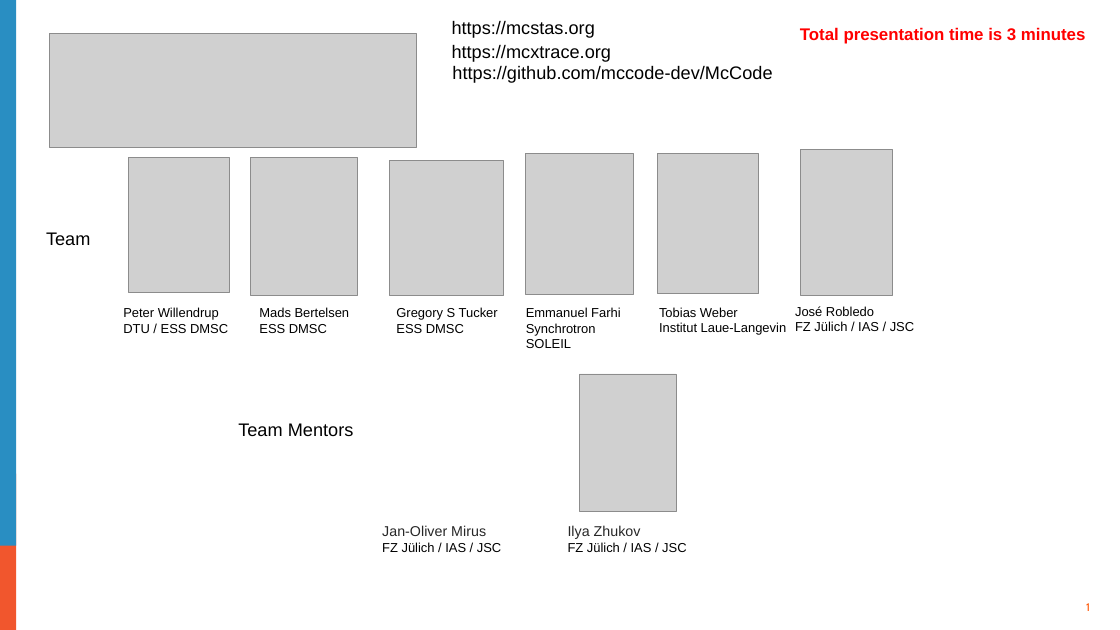
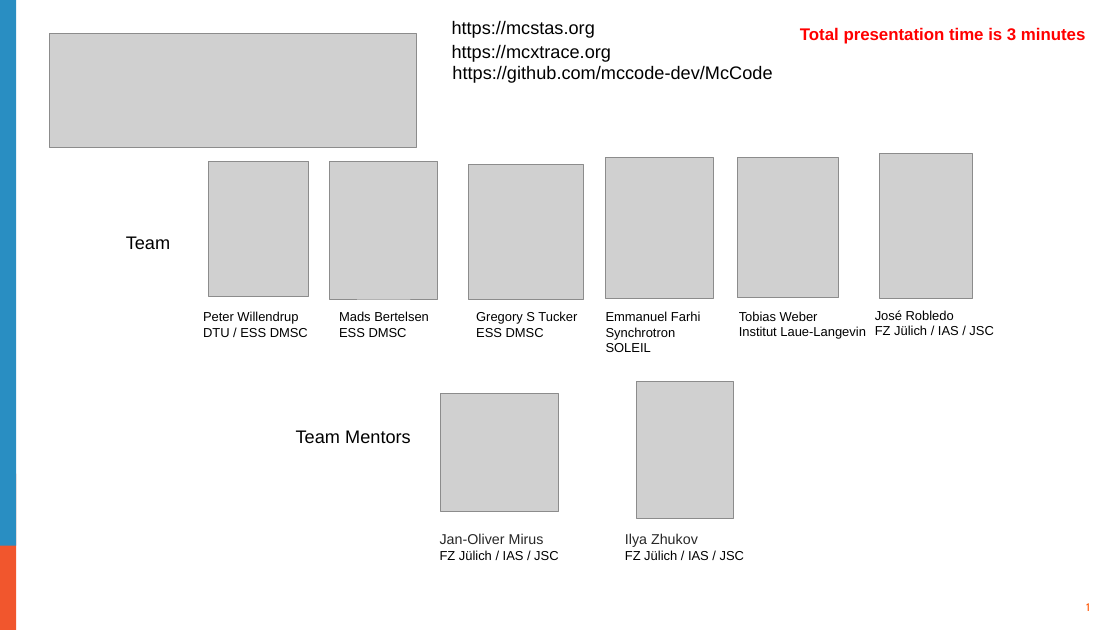
Before and after one commit to mccode-dev/Helmholtz2025, a slide deck: slide 1 of presentations/day1/Helmholtz - McStas_McXtrace_Intro_Day1.pptx. Drawn at 1120x630 pixels with LibreOffice and Linux fonts; fonts in the diff are those of the drawing; grey boxes stand for pictures; background and template pictures are left out. Boxes give left, top, right and bottom in pixels: in the first picture for what was removed or moved away, otherwise in the second. Text is boxed around its words. In the diff, an @@ line names an element or a change of style, - is before the commit and + after.

```diff
--- a/presentations/day1/Helmholtz - McStas_McXtrace_Intro_Day1.pptx
+++ b/presentations/day1/Helmholtz - McStas_McXtrace_Intro_Day1.pptx
@@ 7 texts, 6 pictures: place and size @@
-7 texts, 6 pictures at (46, 150, 914, 348)
+7 texts, 6 pictures at (126, 154, 993, 352)
@@ picture: place and size @@
-picture at (580, 374, 677, 511)
+picture at (637, 382, 734, 519)
@@ picture added at (441, 394, 558, 511) @@
@@ text "Team Mentors": place and size @@
-text "Team Mentors" at (238, 423, 354, 436)
+text "Team Mentors" at (296, 430, 411, 443)
@@ text "Jan-Oliver Mirus FZ Jülich / ...": place and size @@
-text "Jan-Oliver Mirus FZ Jülich / ..." at (382, 525, 501, 552)
+text "Jan-Oliver Mirus FZ Jülich / ..." at (440, 533, 558, 560)
@@ text "Ilya Zhukov FZ Jülich / ...": place and size @@
-text "Ilya Zhukov FZ Jülich / ..." at (568, 525, 686, 552)
+text "Ilya Zhukov FZ Jülich / ..." at (625, 533, 744, 560)
```
Also in this commit, not shown: 1 other slide changed, 1 other file.
